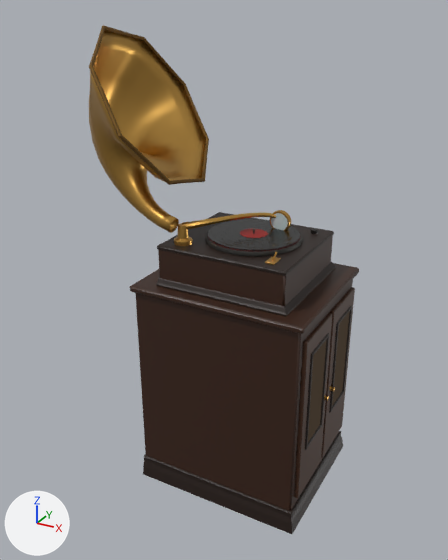
The glTF model LIMINAL V13/data/models/gramophone.glb: old version first, new version second.
The view is the same before and after, from a 50 mm lens placed at (0.849, -1.707, 1.583), pointed at (-0.075, -0.027, 0.743). Every picture has the same lights, and +X, +Y and +Z are marked at lower left. The picture after the commit comes second.

Names of what the first picture shows: 'brass', 'brass_d', 'grille', 'platte', 'steel', 'trichter', 'walnut', 'walnut_d', 'walnut_l' and 3 more.
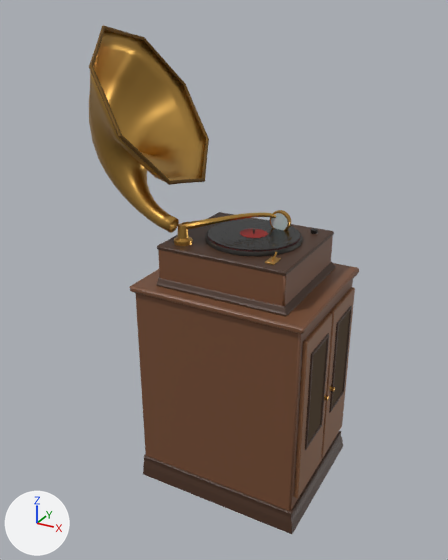
What the commit changed:
Material 'look=wood tex=wood_walnut_floor r=0.55 #nussbaum_hell' (mat_look_wood_tex_wood_walnut_floor_r_0_55__nussbaum_hell) is new.
Its base color is (0.274, 0.119, 0.0509) (brown #8f6140).
Its roughness is 0.45.
Material 'look=wood tex=wood_walnut_floor r=0.6 #nussbaum' (mat_look_wood_tex_wood_walnut_floor_r_0_6__nussbaum) is new.
Its base color is (0.179, 0.0732, 0.0331) (brown #754c33).
Its roughness is 0.45.
me_walnut has 72 vertices, 132 faces and spans x -0.3..0.305, y -0.255..0.255, z 0.07..0.892.
me_walnut no longer uses material mat_look_wood_r_0_6__nussbaum (brown #381f11).
me_walnut gains material mat_look_wood_tex_wood_walnut_floor_r_0_6__nussbaum (brown #754c33).
me_walnut_l has 48 vertices, 88 faces and spans x 0.29..0.305, y -0.22..0.22, z 0.12..0.7.
me_walnut_l no longer uses material mat_look_wood_r_0_55__nussbaum_hell (brown #472916).
me_walnut_l gains material mat_look_wood_tex_wood_walnut_floor_r_0_55__nussbaum_hell (brown #8f6140).

Changed parts and their boxes (x1, y1, x2, y2) in the pictures (448 x 560 px):
'walnut', recoloured (lighter)
    both: (130, 236, 359, 511)
'walnut_l', recoloured (lighter)
    both: (294, 287, 355, 498)
